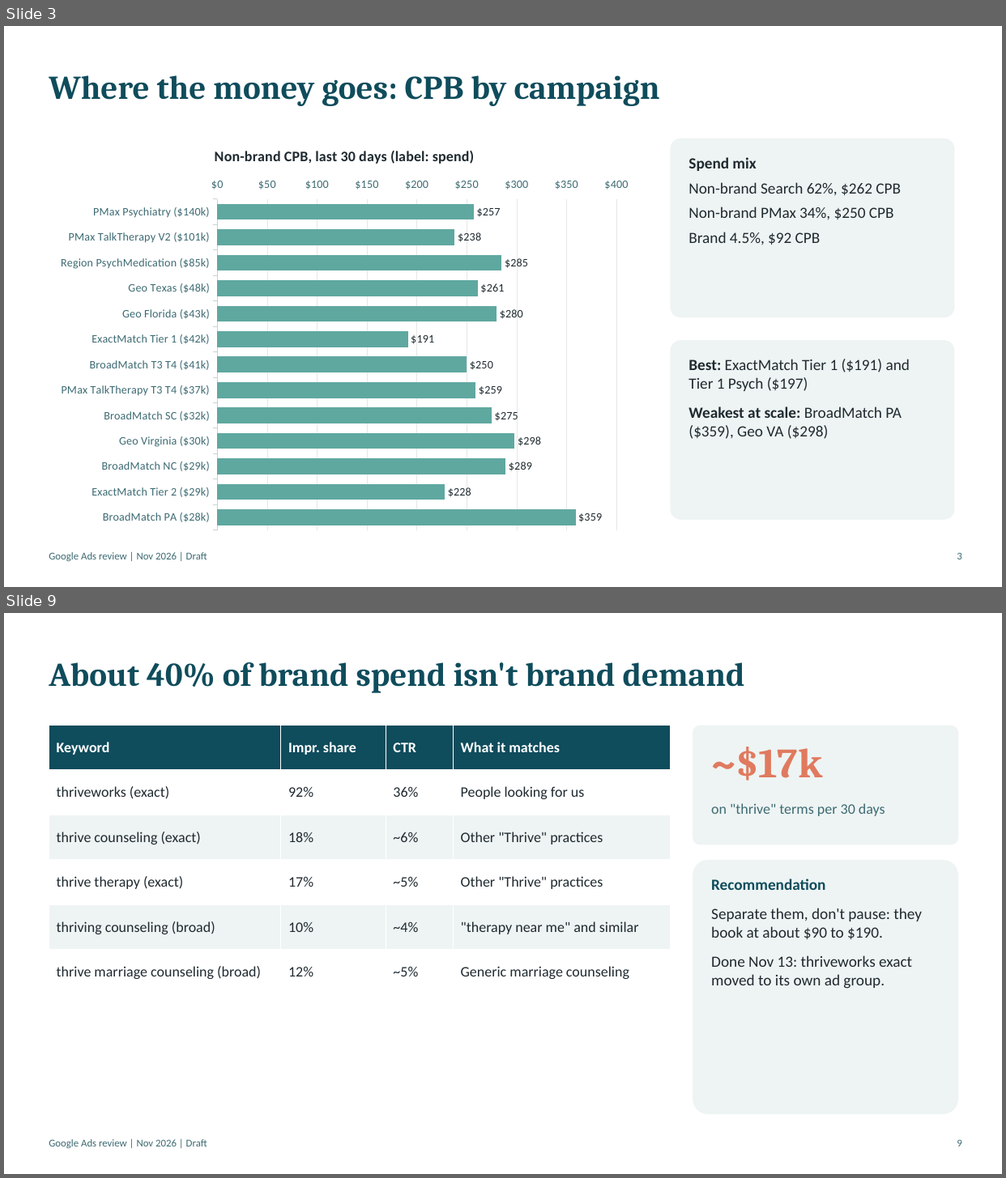
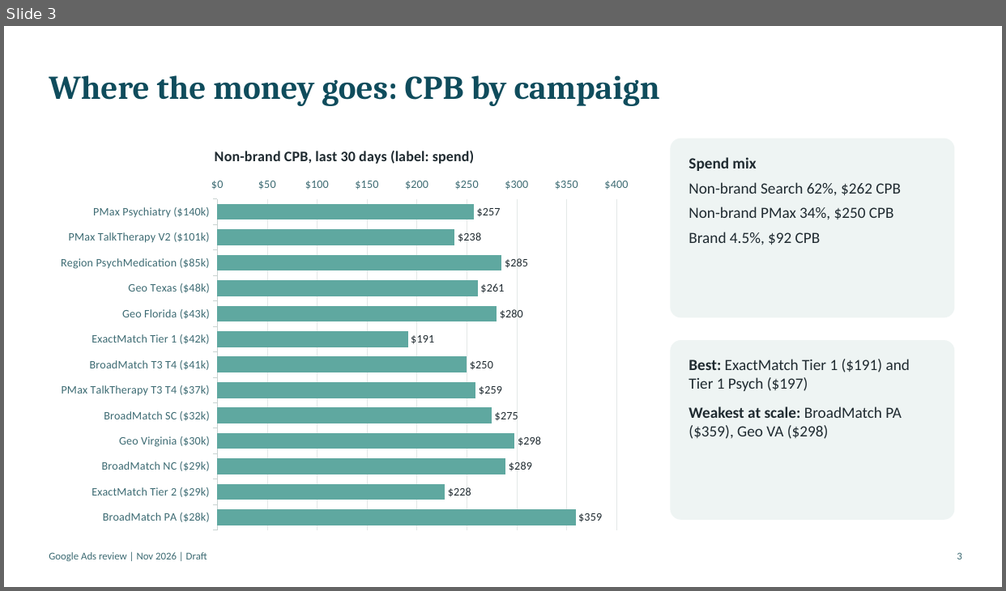
Before and after one commit to tomroberts-thriveworks/paid-media-hub, a slide deck: docs/audit/google-ads-review-nov-2026.pptx. Shown one above the other, each under a label of ours: slides 3 and 9 before the commit, slide 3 after it; the slides between them are not shown. The pictures are 1006x1178 and 1006x591 pixels, drawn with LibreOffice and Linux fonts; fonts in the diff are those of the drawing. Boxes give left, top, right and bottom in pixels: in the first picture for what was removed or moved away, otherwise in the second. Text is boxed around its words. In the diff, an @@ line names an element or a change of style, - is before the commit and + after.

```diff
--- a/docs/audit/google-ads-review-nov-2026.pptx
+++ b/docs/audit/google-ads-review-nov-2026.pptx
@@ slide 9 removed at [4, 613, 1002, 1174], background #FFFFFF @@
@@ text removed at [49, 662, 745, 693] @@
-About 40% of brand spend isn't brand demand
@@ table removed at [49, 726, 671, 995], 6 rows, 4 columns @@
-Keyword | Impr. share | CTR | What it matches
-thriveworks (exact) | 92% | 36% | People looking for us
-thrive counseling (exact) | 18% | ~6% | Other "Thrive" practices
-thrive therapy (exact) | 17% | ~5% | Other "Thrive" practices
-thriving counseling (broad) | 10% | ~4% | "therapy near me" and similar
-thrive marriage counseling (broad) | 12% | ~5% | Generic marriage counseling
@@ rounded rectangle removed at [692, 726, 958, 845] @@
@@ text removed at [711, 747, 822, 781] @@
-~$17k
@@ text removed at [711, 803, 885, 816] @@
-on "thrive" terms per 30 days
@@ rounded rectangle removed at [692, 860, 958, 1114] @@
@@ text removed at [711, 879, 922, 989] @@
-Recommendation
-Separate them, don't pause: they book at about $90 to $190.
-Done Nov 13: thriveworks exact moved to its own ad group.
@@ text removed at [49, 1139, 207, 1148] @@
-Google Ads review | Nov 2026 | Draft
@@ text removed at [957, 1139, 961, 1147] @@
-9
```
Also in this commit, not shown: 6 slides changed, 8 slides added, 5 other slides removed, 2 other files.
